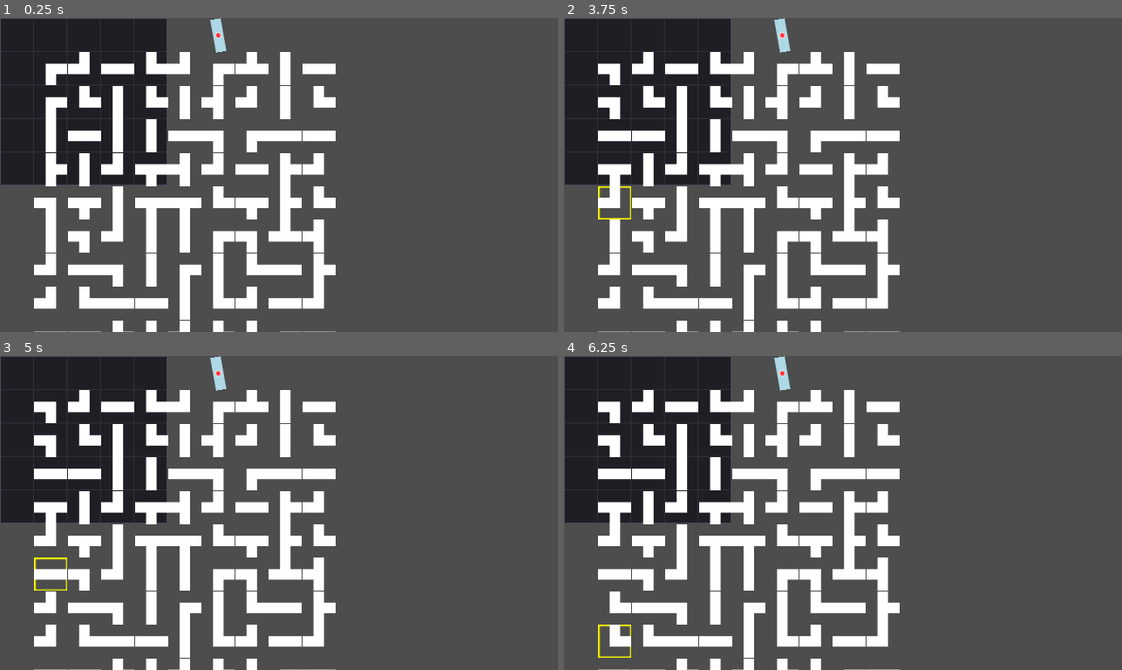
Above: before the commit, frames 1-4 (two rows, left to right).
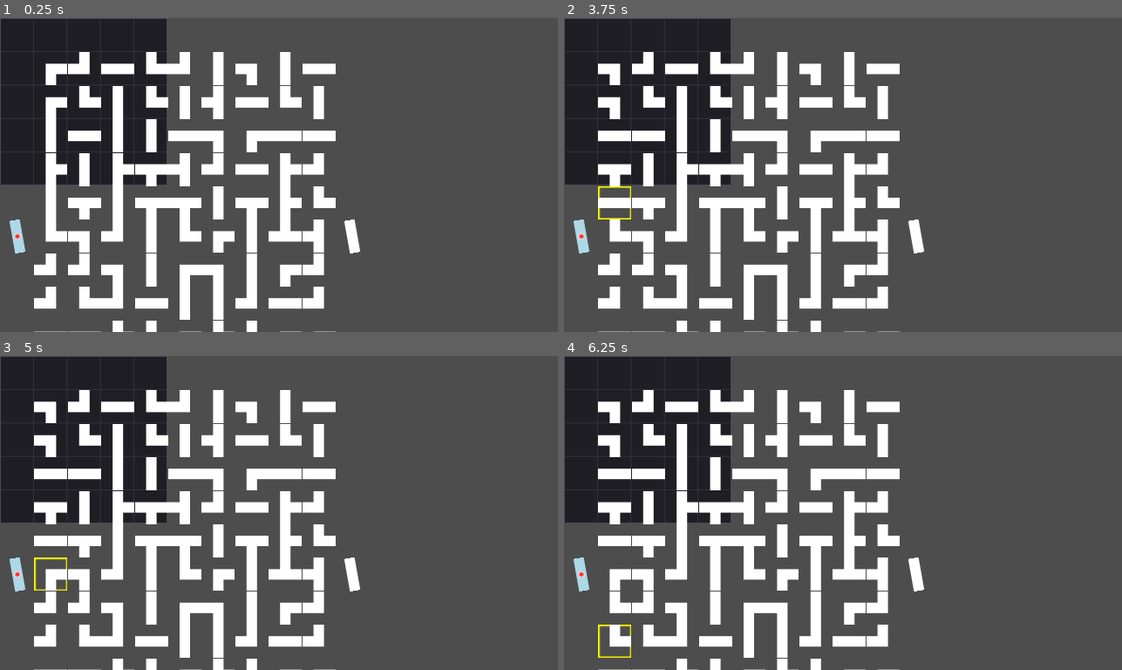
Above: after the commit, the same moments.

Repository: RedBlueCarrots/GMTK-2026
Game: Godot game, scene res://Scenes/pipe_minigame.tscn
Two runs of this game, one before a commit and one after it. Both use one fixed random seed, a clock stepped at 60 frames per second and the inputs below. This scene is started directly instead of the project's main scene.
Inputs (mouse positions are in pixels of both pictures, inside the frame that each line leads up to):
- Up to frame 1 (0.25 s): no input
- Up to frame 2 (3.75 s): tap Enter at 0.5, 2, 3.5 s; move the mouse to (614, 68) at 0.52 s; click (614, 68) at 0.67 s; tap Space at 1.25, 2.75 s; move the mouse to (614, 102) at 1.27 s; click (614, 102) at 1.42 s; move the mouse to (614, 137) at 2.02 s; click (614, 137) at 2.17 s; move the mouse to (614, 168) at 2.77 s; click (614, 168) at 2.92 s; move the mouse to (614, 203) at 3.52 s; click (614, 203) at 3.67 s
- Up to frame 3 (5 s): tap Space at 4.25 s; move the mouse to (50, 575) at 4.27 s; click (50, 575) at 4.42 s
- Up to frame 4 (6.25 s): move the mouse to (614, 607) at 5.02 s; click (614, 607) at 5.17 s; move the mouse to (614, 641) at 5.77 s; click (614, 641) at 5.92 s

The runs differ from the first frame. In frame 1, 3.7% of the frame differs, in the area x 1-65%, y 0-100%; in frame 2, 3.6%; in frame 3, 3.7%; in frame 4, 3.7%.

Commit message:
position flipped

Diff:
--- a/Scenes/pipe_minigame.gd
+++ b/Scenes/pipe_minigame.gd
@@ -13,9 +13,9 @@
 
 # configs
 var cell_size: float = 38.4
-var source_position: Vector2i = Vector2i(ceil((board_size.x as float)/2), 0)
+var source_position: Vector2i = Vector2i(0, ceil((board_size.y as float)/2))
 var source_direction: Vector2i = Vector2i.RIGHT
-var sink_position: Vector2i = Vector2i(ceil((board_size.x as float)/2), board_size.y-1)
+var sink_position: Vector2i = Vector2i(board_size.x-1, ceil((board_size.y as float)/2))
 var sink_direction: Vector2i = Vector2i.LEFT
 
 # states
